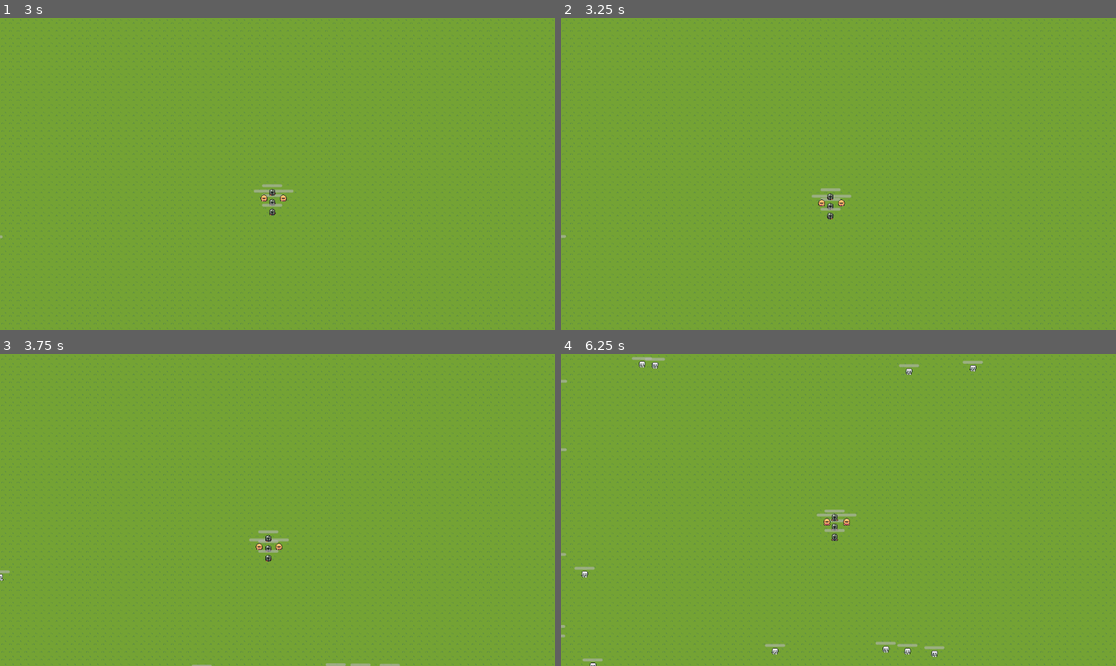
Above: before the commit, frames 1-4 (two rows, left to right).
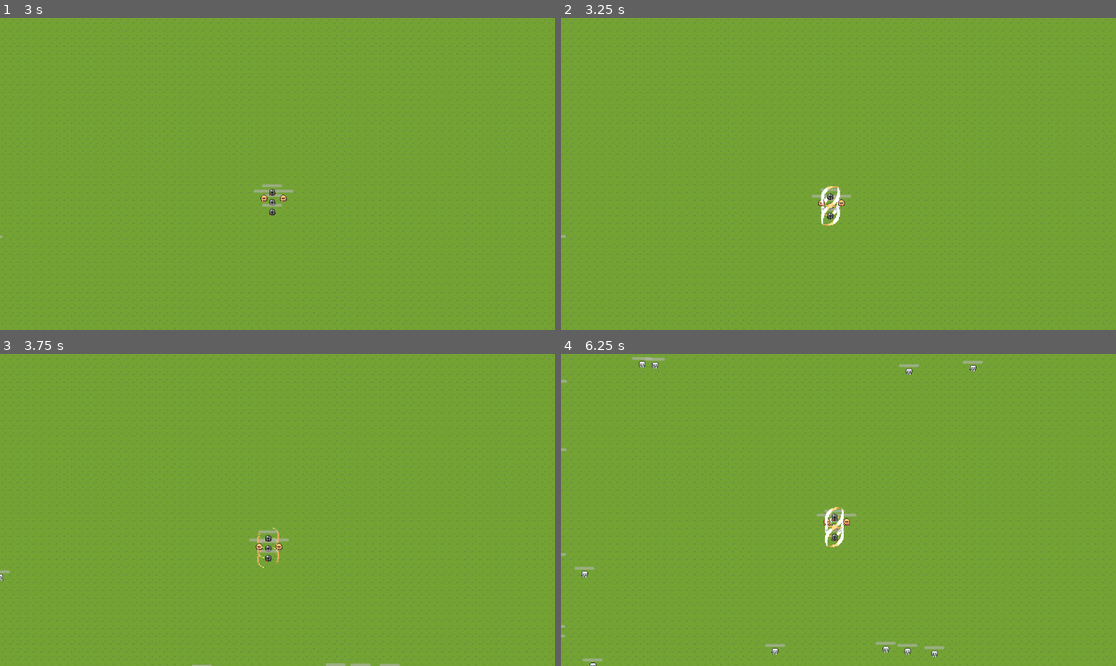
Above: after the commit, the same moments.

Repository: lm98/team-survival
Game: Godot game, scene res://scenes/game.tscn
Same seed, same stepped clock (60 frames per second), same inputs: the game is played once before the commit and once after it.
Inputs (mouse positions are in pixels of both pictures, inside the frame that each line leads up to):
- Up to frame 1 (3 s): tap Enter at 0.5 s; move the mouse to (399, 158) at 0.52 s; click (399, 158) at 0.6 s; move the mouse to (166, 189) at 1.27 s; click (166, 189) at 1.35 s; move the mouse to (333, 105) at 2.02 s; click (333, 105) at 2.1 s; move the mouse to (249, 236) at 2.77 s; click (249, 236) at 2.85 s
- Up to frame 2 (3.25 s): no input
- Up to frame 3 (3.75 s): move the mouse to (444, 556) at 3.52 s; click (444, 556) at 3.6 s
- Up to frame 4 (6.25 s): move the mouse to (672, 463) at 4.27 s; click (672, 463) at 4.35 s; move the mouse to (866, 510) at 5.02 s; click (866, 510) at 5.1 s; move the mouse to (755, 432) at 5.77 s; click (755, 432) at 5.85 s

Frame 1 is identical in both runs. In frame 2, 0.2% of the frame differs, in the area x 46-51%, y 53-67%; in frame 3, less than 0.1%; in frame 4, 0.2%.

Commit message:
refactor: refine attack component

Diff:
--- a/scenes/attack/attack_component.tscn
+++ b/scenes/attack/attack_component.tscn
@@ -1,12 +1,20 @@
 [gd_scene load_steps=3 format=3 uid="uid://buy6hm5kn22hk"]
 
 [ext_resource type="Script" path="res://scripts/attack/attack_component.gd" id="1_4o4y8"]
-[ext_resource type="PackedScene" uid="uid://c8nr2kuexqbte" path="res://scenes/attack/attack_range.tscn" id="1_mmcso"]
 
-[node name="AttackComponent" type="Node"]
+[sub_resource type="CircleShape2D" id="CircleShape2D_blmsb"]
+radius = 51.0392
+
+[node name="AttackComponent" type="Node2D"]
 script = ExtResource("1_4o4y8")
 
-[node name="AttackRange" parent="." instance=ExtResource("1_mmcso")]
-script = null
+[node name="Timer" type="Timer" parent="."]
+autostart = true
 
-[editable path="AttackRange"]
+[node name="AttackRange" type="Area2D" parent="."]
+collision_mask = 4
+
+[node name="CollisionShape2D" type="CollisionShape2D" parent="AttackRange"]
+shape = SubResource("CircleShape2D_blmsb")
+
+[connection signal="timeout" from="Timer" to="." method="_on_timer_timeout"]
--- a/scenes/attack/attack_range.tscn
+++ /dev/null
@@ -1,10 +0,0 @@
-[gd_scene load_steps=2 format=3 uid="uid://c8nr2kuexqbte"]
-
-[ext_resource type="Script" path="res://scripts/attack/attack_range.gd" id="1_7f5ya"]
-
-[node name="AttackRange" type="Area2D"]
-script = ExtResource("1_7f5ya")
-
-[node name="CollisionShape2D" type="CollisionShape2D" parent="."]
-
-[connection signal="area_entered" from="." to="." method="_on_area_entered"]
--- a/scenes/attack/double_slash.tscn
+++ /dev/null
@@ -1,64 +0,0 @@
-[gd_scene load_steps=10 format=3 uid="uid://l55klmwpilo"]
-
-[ext_resource type="Texture2D" uid="uid://gxvfcp0eit46" path="res://assets/attacks/DoubleSlash.png" id="1_i5adx"]
-[ext_resource type="Script" path="res://scripts/attack/double_slash.gd" id="1_uh8bp"]
-[ext_resource type="PackedScene" uid="uid://bspqrsf7x4l" path="res://scenes/attack/hit_box.tscn" id="2_uddoh"]
-
-[sub_resource type="AtlasTexture" id="AtlasTexture_jk7an"]
-atlas = ExtResource("1_i5adx")
-region = Rect2(0, 0, 32, 32)
-
-[sub_resource type="AtlasTexture" id="AtlasTexture_cy0e4"]
-atlas = ExtResource("1_i5adx")
-region = Rect2(32, 0, 32, 32)
-
-[sub_resource type="AtlasTexture" id="AtlasTexture_5ybvu"]
-atlas = ExtResource("1_i5adx")
-region = Rect2(64, 0, 32, 32)
-
-[sub_resource type="AtlasTexture" id="AtlasTexture_kfqr8"]
-atlas = ExtResource("1_i5adx")
-region = Rect2(96, 0, 32, 32)
-
-[sub_resource type="SpriteFrames" id="SpriteFrames_vbm0q"]
-animations = [{
-"frames": [{
-"duration": 1.0,
-"texture": SubResource("AtlasTexture_jk7an")
-}, {
-"duration": 1.0,
-"texture": SubResource("AtlasTexture_cy0e4")
-}, {
-"duration": 1.0,
-"texture": SubResource("AtlasTexture_5ybvu")
-}, {
-"duration": 1.0,
-"texture": SubResource("AtlasTexture_kfqr8")
-}],
-"loop": false,
-"name": &"default",
-"speed": 4.0
-}]
-
-[sub_resource type="CircleShape2D" id="CircleShape2D_msbwv"]
-radius = 22.0
-
-[node name="DoubleSlash" type="Node2D"]
-scale = Vector2(0.5, 0.5)
-script = ExtResource("1_uh8bp")
-
-[node name="AnimatedSprite2D" type="AnimatedSprite2D" parent="."]
-sprite_frames = SubResource("SpriteFrames_vbm0q")
-frame = 3
-frame_progress = 1.0
-
-[node name="Hitbox" parent="." instance=ExtResource("2_uddoh")]
-visible = true
-damage = 10.0
-
-[node name="CollisionShape2D" parent="Hitbox" index="0"]
-shape = SubResource("CircleShape2D_msbwv")
-
-[connection signal="animation_finished" from="AnimatedSprite2D" to="." method="_on_animated_sprite_2d_animation_finished"]
-
-[editable path="Hitbox"]
--- /dev/null
+++ b/scenes/attack/slash_circular.tscn
@@ -0,0 +1,66 @@
+[gd_scene load_steps=10 format=3 uid="uid://ocr316xqigh7"]
+
+[ext_resource type="Script" path="res://scripts/attack/slash_circular.gd" id="1_8pd42"]
+[ext_resource type="PackedScene" uid="uid://bspqrsf7x4l" path="res://scenes/attack/hit_box.tscn" id="1_o44ig"]
+[ext_resource type="Texture2D" uid="uid://d4bmb1sb4i1ti" path="res://assets/attacks/SlashCircular.png" id="1_rjlxk"]
+
+[sub_resource type="AtlasTexture" id="AtlasTexture_d6ij5"]
+atlas = ExtResource("1_rjlxk")
+region = Rect2(0, 0, 32, 32)
+
+[sub_resource type="AtlasTexture" id="AtlasTexture_65ytv"]
+atlas = ExtResource("1_rjlxk")
+region = Rect2(32, 0, 32, 32)
+
+[sub_resource type="AtlasTexture" id="AtlasTexture_f5sox"]
+atlas = ExtResource("1_rjlxk")
+region = Rect2(64, 0, 32, 32)
+
+[sub_resource type="AtlasTexture" id="AtlasTexture_vc4bd"]
+atlas = ExtResource("1_rjlxk")
+region = Rect2(96, 0, 32, 32)
+
+[sub_resource type="SpriteFrames" id="SpriteFrames_g3xx2"]
+animations = [{
+"frames": [{
+"duration": 1.0,
+"texture": SubResource("AtlasTexture_d6ij5")
+}, {
+"duration": 1.0,
+"texture": SubResource("AtlasTexture_65ytv")
+}, {
+"duration": 1.0,
+"texture": SubResource("AtlasTexture_f5sox")
+}, {
+"duration": 1.0,
+"texture": SubResource("AtlasTexture_vc4bd")
+}],
+"loop": false,
+"name": &"default",
+"speed": 5.0
+}]
+
+[sub_resource type="CircleShape2D" id="CircleShape2D_xoa8m"]
+radius = 20.0111
+
+[node name="SlashCircular" type="Node2D"]
+scale = Vector2(1.5, 1.5)
+script = ExtResource("1_8pd42")
+
+[node name="AnimatedSprite2D" type="AnimatedSprite2D" parent="."]
+sprite_frames = SubResource("SpriteFrames_g3xx2")
+autoplay = "default"
+frame = 3
+frame_progress = 1.0
+
+[node name="Hitbox" parent="." instance=ExtResource("1_o44ig")]
+visible = true
+damage = 70.0
+
+[node name="CollisionShape2D" parent="Hitbox" index="0"]
+shape = SubResource("CircleShape2D_xoa8m")
+
+[connection signal="animation_finished" from="AnimatedSprite2D" to="." method="_on_animated_sprite_2d_animation_finished"]
+[connection signal="animation_finished" from="AnimatedSprite2D" to="Hitbox" method="_on_animated_sprite_2d_animation_finished"]
+
+[editable path="Hitbox"]
--- a/scenes/enemy/enemy.tscn
+++ b/scenes/enemy/enemy.tscn
@@ -21,4 +21,3 @@
 [node name="HurtBox" parent="." instance=ExtResource("3_su48n")]
 
 [connection signal="health_depleted" from="HealthComponent" to="." method="_on_health_component_health_depleted"]
-[connection signal="hit" from="HurtBox" to="." method="_on_hurt_box_hit"]
--- a/scenes/player/fighter_red.tscn
+++ b/scenes/player/fighter_red.tscn
@@ -1,10 +1,10 @@
-[gd_scene load_steps=18 format=3 uid="uid://dcce2npwnklhf"]
+[gd_scene load_steps=16 format=3 uid="uid://dcce2npwnklhf"]
 
 [ext_resource type="Script" path="res://scripts/player/team_member.gd" id="1_xvuox"]
 [ext_resource type="Texture2D" uid="uid://bcbxcmgwp8q43" path="res://assets/sprites/FighterRed.png" id="2_3g72j"]
 [ext_resource type="PackedScene" uid="uid://b8qg7dj87jjfp" path="res://scenes/attack/energy_ball_big.tscn" id="2_84tpy"]
+[ext_resource type="PackedScene" uid="uid://buy6hm5kn22hk" path="res://scenes/attack/attack_component.tscn" id="2_783gc"]
 [ext_resource type="PackedScene" uid="uid://bj6kr4ty7c8f3" path="res://scenes/util/health_component.tscn" id="3_c5mrm"]
-[ext_resource type="PackedScene" uid="uid://c8nr2kuexqbte" path="res://scenes/attack/attack_range.tscn" id="5_g35as"]
 
 [sub_resource type="AtlasTexture" id="AtlasTexture_nq3jn"]
 atlas = ExtResource("2_3g72j")
@@ -83,11 +83,6 @@
 [sub_resource type="RectangleShape2D" id="RectangleShape2D_pv73l"]
 size = Vector2(12, 14)
 
-[sub_resource type="CircleShape2D" id="CircleShape2D_32xss"]
-
-[sub_resource type="CircleShape2D" id="CircleShape2D_uyhix"]
-radius = 61.0082
-
 [node name="FighterRed" type="CharacterBody2D"]
 motion_mode = 1
 script = ExtResource("1_xvuox")
@@ -106,23 +101,13 @@
 position = Vector2(0, -10)
 health = 30
 
-[node name="HurtBox" type="Area2D" parent="."]
-visible = false
-collision_layer = 0
-collision_mask = 4
+[node name="AttackComponent" parent="." instance=ExtResource("2_783gc")]
+attack_res = ExtResource("2_84tpy")
+attack_type = 1
 
-[node name="CollisionShape2D" type="CollisionShape2D" parent="HurtBox"]
-shape = SubResource("CircleShape2D_32xss")
-
-[node name="AttackRange" parent="." instance=ExtResource("5_g35as")]
-collision_layer = 0
-collision_mask = 4
-attack_res = ExtResource("2_84tpy")
-
-[node name="CollisionShape2D" parent="AttackRange" index="0"]
-shape = SubResource("CircleShape2D_uyhix")
+[node name="Timer" parent="AttackComponent" index="0"]
+wait_time = 2.0
 
 [connection signal="health_depleted" from="HealthComponent" to="." method="_on_health_component_health_depleted"]
-[connection signal="body_entered" from="HurtBox" to="." method="_on_hurt_box_body_entered"]
 
-[editable path="AttackRange"]
+[editable path="AttackComponent"]
--- a/scenes/player/knight.tscn
+++ b/scenes/player/knight.tscn
@@ -1,10 +1,10 @@
-[gd_scene load_steps=14 format=3 uid="uid://guywc3twavcq"]
+[gd_scene load_steps=13 format=3 uid="uid://guywc3twavcq"]
 
 [ext_resource type="Script" path="res://scripts/player/team_member.gd" id="1_32owt"]
 [ext_resource type="Texture2D" uid="uid://dbrxy7k8eijxk" path="res://assets/sprites/Knight.png" id="2_ndwat"]
-[ext_resource type="PackedScene" uid="uid://l55klmwpilo" path="res://scenes/attack/double_slash.tscn" id="2_whupb"]
 [ext_resource type="PackedScene" uid="uid://bj6kr4ty7c8f3" path="res://scenes/util/health_component.tscn" id="3_274eg"]
-[ext_resource type="PackedScene" uid="uid://c8nr2kuexqbte" path="res://scenes/attack/attack_range.tscn" id="4_ycem0"]
+[ext_resource type="PackedScene" uid="uid://buy6hm5kn22hk" path="res://scenes/attack/attack_component.tscn" id="4_mm738"]
+[ext_resource type="PackedScene" uid="uid://ocr316xqigh7" path="res://scenes/attack/slash_circular.tscn" id="5_co540"]
 
 [sub_resource type="AtlasTexture" id="AtlasTexture_5c7gr"]
 atlas = ExtResource("2_ndwat")
@@ -57,9 +57,6 @@
 [sub_resource type="RectangleShape2D" id="RectangleShape2D_5vl7d"]
 size = Vector2(12, 14)
 
-[sub_resource type="CircleShape2D" id="CircleShape2D_q2j07"]
-radius = 16.0312
-
 [node name="Knight" type="CharacterBody2D"]
 motion_mode = 1
 script = ExtResource("1_32owt")
@@ -80,14 +77,12 @@
 position = Vector2(0, -10)
 health = 50
 
-[node name="AttackRange" parent="." instance=ExtResource("4_ycem0")]
-collision_layer = 0
-collision_mask = 4
-attack_res = ExtResource("2_whupb")
+[node name="AttackComponent" parent="." instance=ExtResource("4_mm738")]
+attack_res = ExtResource("5_co540")
 
-[node name="CollisionShape2D" parent="AttackRange" index="0"]
-shape = SubResource("CircleShape2D_q2j07")
+[node name="Timer" parent="AttackComponent" index="0"]
+wait_time = 3.0
 
 [connection signal="health_depleted" from="HealthComponent" to="." method="_on_health_component_health_depleted"]
 
-[editable path="AttackRange"]
+[editable path="AttackComponent"]
--- a/scripts/attack/attack_component.gd
+++ b/scripts/attack/attack_component.gd
@@ -1,8 +1,26 @@
-extends Node
+extends Node2D
 
-@export var attack_res: Resource
+enum AttackType {Aoe, Targeted}
+@export var attack_res: PackedScene
+@export var attack_type: AttackType
 
-@onready var attack_range = $AttackRange
+@onready var attack_range: Area2D = $AttackRange
 
-func _ready():
-	pass
+
+func _on_timer_timeout() -> void:
+	match attack_type:
+		AttackType.Aoe:
+			var attack = attack_res.instantiate()
+			add_child(attack)
+			attack.global_position = global_position
+		AttackType.Targeted:
+			var target = find_target()
+			if target == null:
+				return
+			var attack = attack_res.instantiate()
+			add_child(attack)
+			attack.global_position = global_position
+			attack.look_at(target.global_position)
+
+func find_target() -> Node2D:
+	return attack_range.get_overlapping_areas().pick_random()
--- a/scripts/attack/double_slash.gd
+++ /dev/null
@@ -1,12 +0,0 @@
-extends Node2D
-
-@onready var animated_sprite_2d = $AnimatedSprite2D
-
-func _ready():
-	animated_sprite_2d.play("default")
-
-func _on_animated_sprite_2d_animation_finished():
-	queue_free()
-
-func setup_attack(enemy_hurtbox: HurtBox):
-	global_position = enemy_hurtbox.global_position
--- a/scripts/attack/energy_ball_big.gd
+++ b/scripts/attack/energy_ball_big.gd
@@ -16,6 +16,3 @@
 
 	if travelled_distance > range:
 		queue_free()
-
-func setup_attack(enemy_hurtbox: HurtBox):
-	look_at(enemy_hurtbox.global_position)
--- /dev/null
+++ b/scripts/attack/slash_circular.gd
@@ -0,0 +1,4 @@
+extends Node2D
+
+func _on_animated_sprite_2d_animation_finished() -> void:
+	queue_free()
--- a/scripts/player/team_member.gd
+++ b/scripts/player/team_member.gd
@@ -24,3 +24,6 @@
 func _on_health_component_health_depleted():
 	member_died.emit(self)
 	queue_free()
+
+func take_damage(amount):
+	health_component.take_damage(amount)
Binary file removed: assets/attacks/DoubleSlash.png
Binary file added: assets/attacks/SlashCircular.png
Not shown, added: assets/attacks/SlashCircular.png.import
Binary file added: assets/attacks/SlashCurved.png
Not shown, changed: assets/attacks/SlashCurved.png.import
